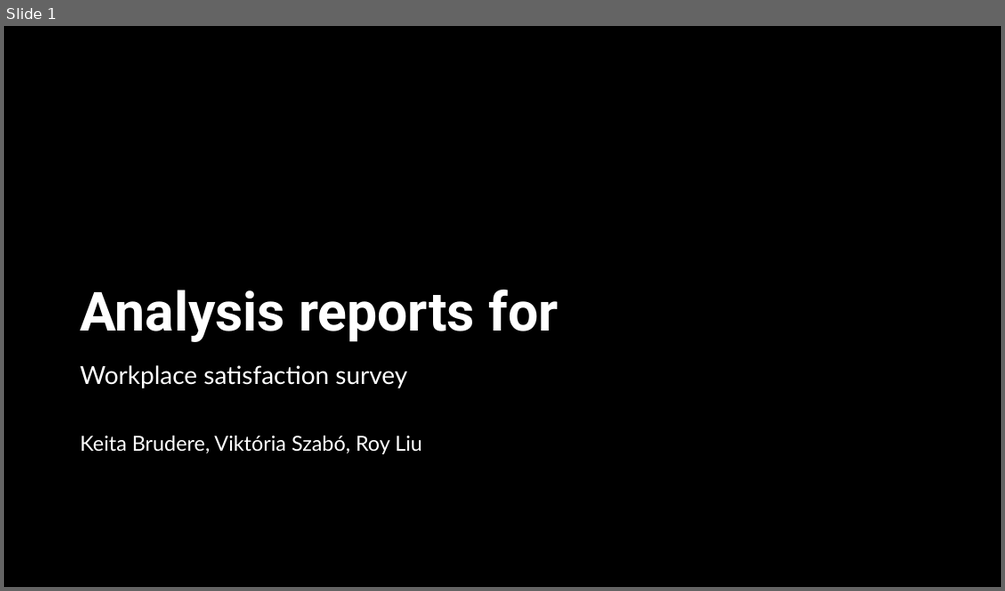
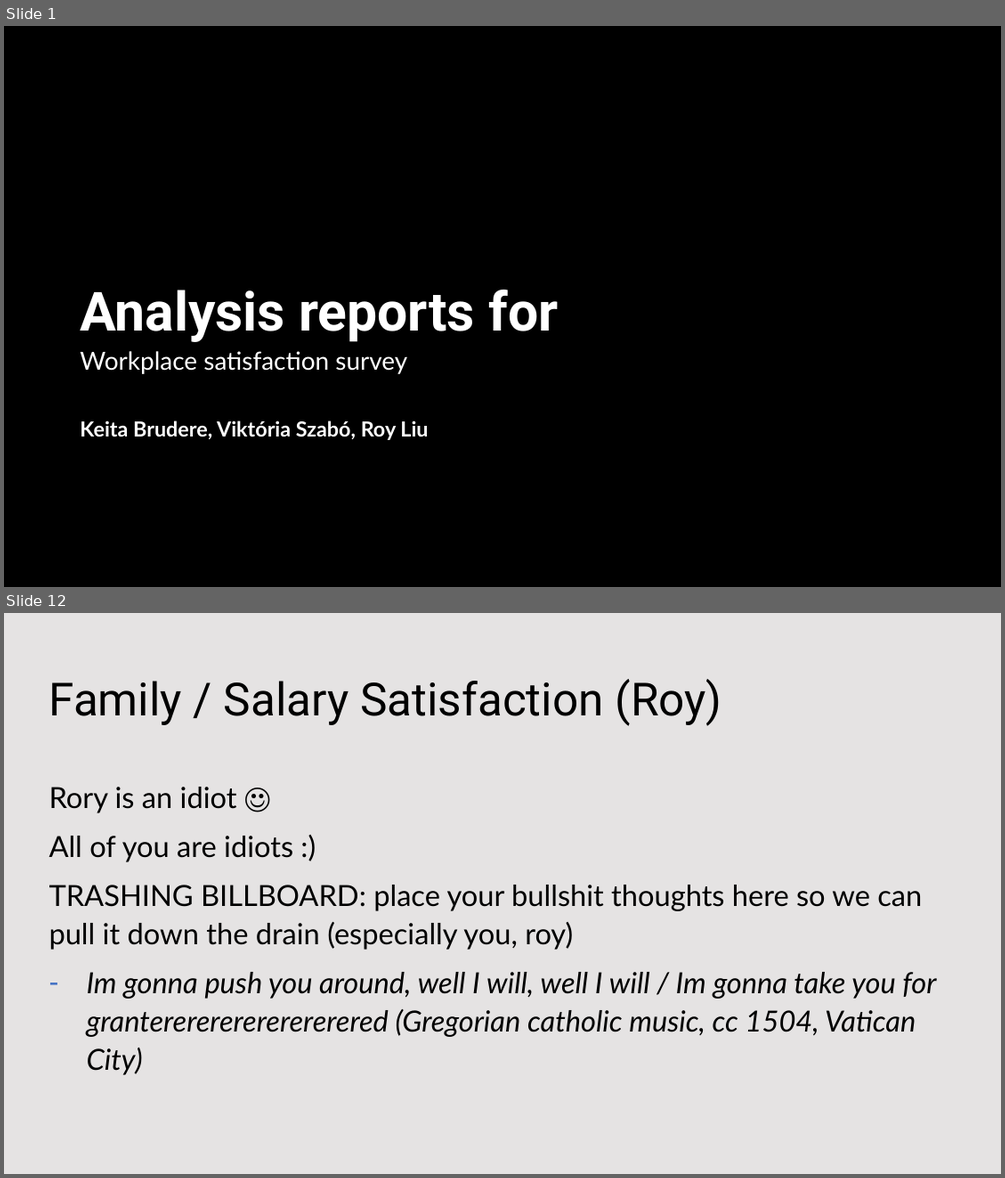
Before and after one commit to KatieRJ/BigDataProject, a slide deck: BigDataProject presentation.pptx. Shown one above the other, each under a label of ours: slide 1 before the commit, slides 1 and 12 after it; the slides between them are not shown. The pictures are 1005x591 and 1005x1178 pixels, drawn with LibreOffice and Linux fonts; fonts in the diff are those of the drawing; background and template pictures are left out; a plain dark background stands for a picture behind light text. Boxes give left, top, right and bottom in pixels: in the first picture for what was removed or moved away, otherwise in the second. Text is boxed around its words. In the diff, an @@ line names an element or a change of style, - is before the commit and + after.

```diff
--- a/BigDataProject presentation.pptx
+++ b/BigDataProject presentation.pptx
@@ slide 12 added at [4,613,1001,1174], background #FFFFFF @@
@@ rectangle added at [4,613,1001,1174], fill #DBD8D8 at 70% opacity @@
@@ title added at [49,679,721,726], 44 pt, text #000000 @@
+Family / Salary Satisfaction (Roy)
@@ text added at [49,787,936,1075], 28 pt, text #000000, italic @@
+Rory is an idiot ☺
+All of you are idiots :)
+TRASHING BILLBOARD: place your bullshit thoughts here so we can pull it down the drain (especially you, roy)
+– Im gonna push you around, well I will, well I will / Im gonna take you for grantererererererererered (Gregorian catholic music, cc 1504, Vatican City)
@@ slide 1 changed as well @@
@@ subtitle "Workplace satisfaction survey": place and size @@
-subtitle "Workplace satisfaction survey" at [80,365,422,454]
+subtitle "Workplace satisfaction survey" at [80,351,428,440]
@@ subtitle at [80,420,428,440]: bold on in "Keita Brudere, Viktória Szabó, Roy Liu" @@
```
Also in this commit, not shown: 2 other slides changed, 10 other slides added, 1 slide removed, 2 other files.
